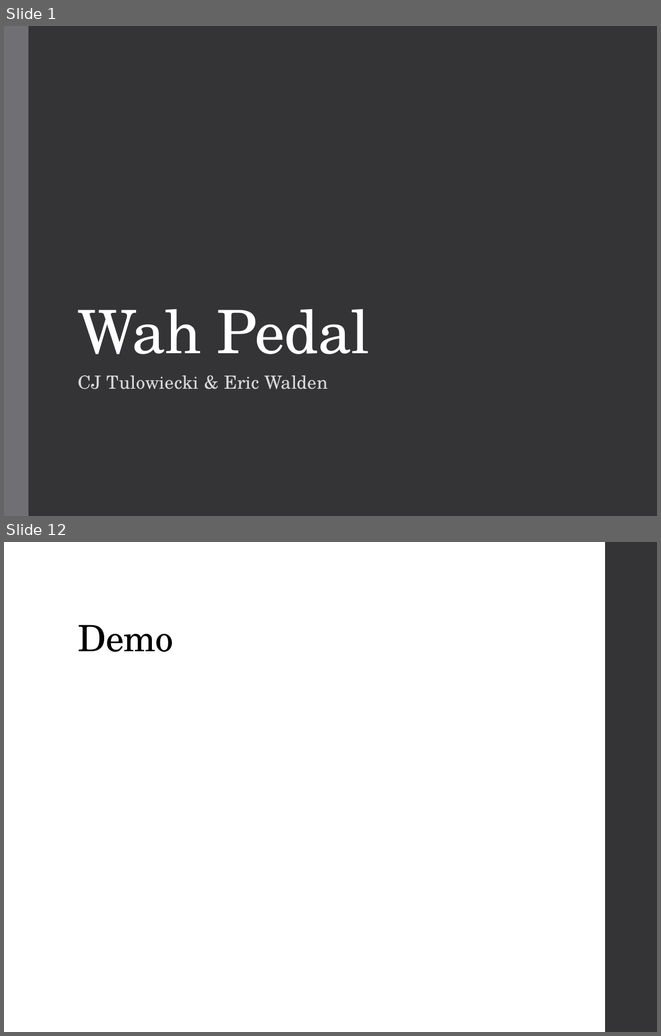
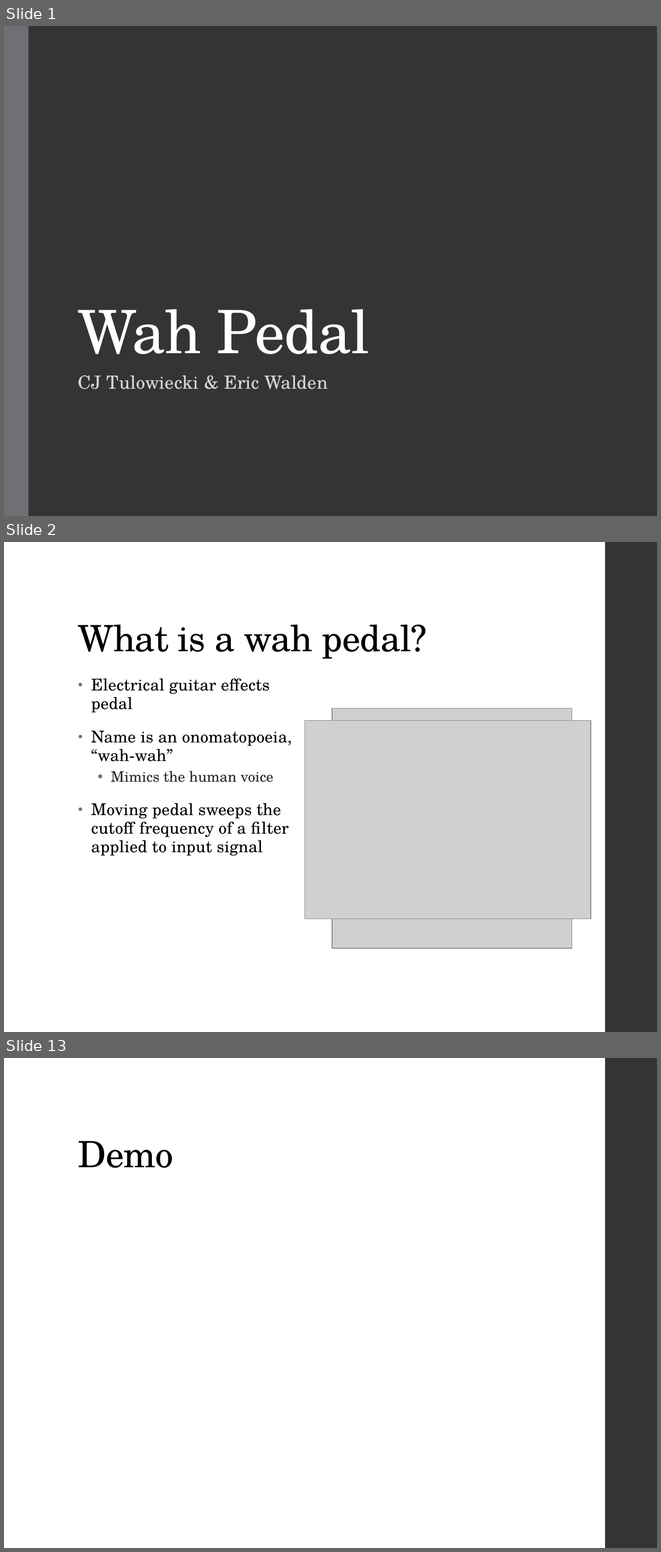
Before and after one commit to aflyingcougar/elc-4438-wah-pedal, a slide deck: Presentation/Final Presentation.pptx. Shown one above the other, each under a label of ours: slides 1 and 12 before the commit, slides 1, 2 and 13 after it; the slides between them are not shown. The pictures are 661x1036 and 661x1552 pixels, drawn with LibreOffice and Linux fonts; fonts in the diff are those of the drawing; grey boxes stand for pictures. Boxes give left, top, right and bottom in pixels: in the first picture for what was removed or moved away, otherwise in the second. Text is boxed around its words. In the diff, an @@ line names an element or a change of style, - is before the commit and + after.

```diff
--- a/Presentation/Final Presentation.pptx
+++ b/Presentation/Final Presentation.pptx
@@ slide 2 added at (x1=4, y1=542, x2=657, y2=1032), background #FFFFFF; not listed: 1 template element that a slide beside it also shows @@
@@ title added at (x1=78, y1=624, x2=427, y2=659), 40 pt, text #000000 @@
+What is a wah pedal?
@@ text added at (x1=91, y1=678, x2=292, y2=856), 18 pt, text #000000 @@
+• Electrical guitar effects pedal
+• Name is an onomatopoeia, “wah-wah”
+  • Mimics the human voice
+• Moving pedal sweeps the cutoff frequency of a filter applied to input signal
@@ picture added at (x1=332, y1=708, x2=572, y2=948) @@
@@ picture added at (x1=305, y1=720, x2=590, y2=919) @@
@@ what was slide 12 is now slide 13 @@
```
Also in this commit, not shown: 7 slides changed, 3 other slides added, 3 slides removed, 6 other files.
